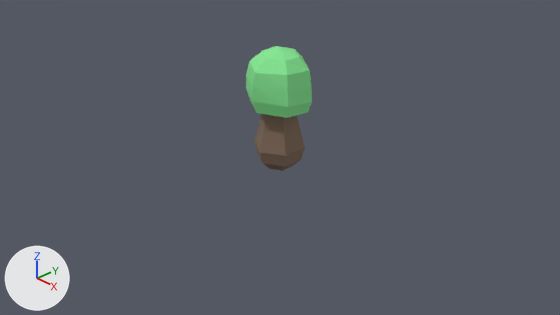
An edit to the Blender file Assets/Models/mapa/tinyMushroom01.blend, drawn before and after from the same camera.
One viewpoint serves both versions: the file's camera 'Camera'. Every picture has the same lights, and +X, +Y and +Z are marked at lower left.
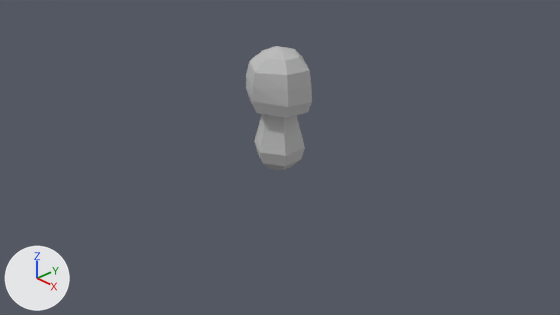
Where the change shows, as pixel boxes [x1, y1, x2, y2] in the pictures (560 x 315 px):
'Sphere', recoloured (green to grey)
    both: [246, 46, 312, 118]
'Cone', recoloured (brown to grey)
    both: [254, 114, 305, 171]

Patch to the scene script:
```diff
--- a/Assets/Models/mapa/tinyMushroom01.blend.py
+++ b/Assets/Models/mapa/tinyMushroom01.blend.py
@@ mat_material_003 @@
+mat_material_003 = principled_material('Material.003')
+mat_material_003.base_color = (0.5, 0.5, 0.5)  # grey #bcbcbc
+mat_material_003.roughness = 0.858
@@ me_cone @@
 me_cone.from_pydata(...)  # 44 vertices, 44 faces; spans x -0.43..0.43, y -0.5..0.5, z -1.25..0.75
-me_cone.materials.append(mat_material_002)  # brown #7d6655
+me_cone.materials.append(mat_material_003)  # grey #bcbcbc
@@ me_sphere_001 @@
 me_sphere_001.from_pydata(...)  # 32 vertices, 36 faces; spans x -0.468..0.452, y -0.514..0.522, z -0.474..0.452
-me_sphere_001.materials.append(mat_material_001)  # green #83e791
+me_sphere_001.materials.append(mat_material_003)  # grey #bcbcbc
```
